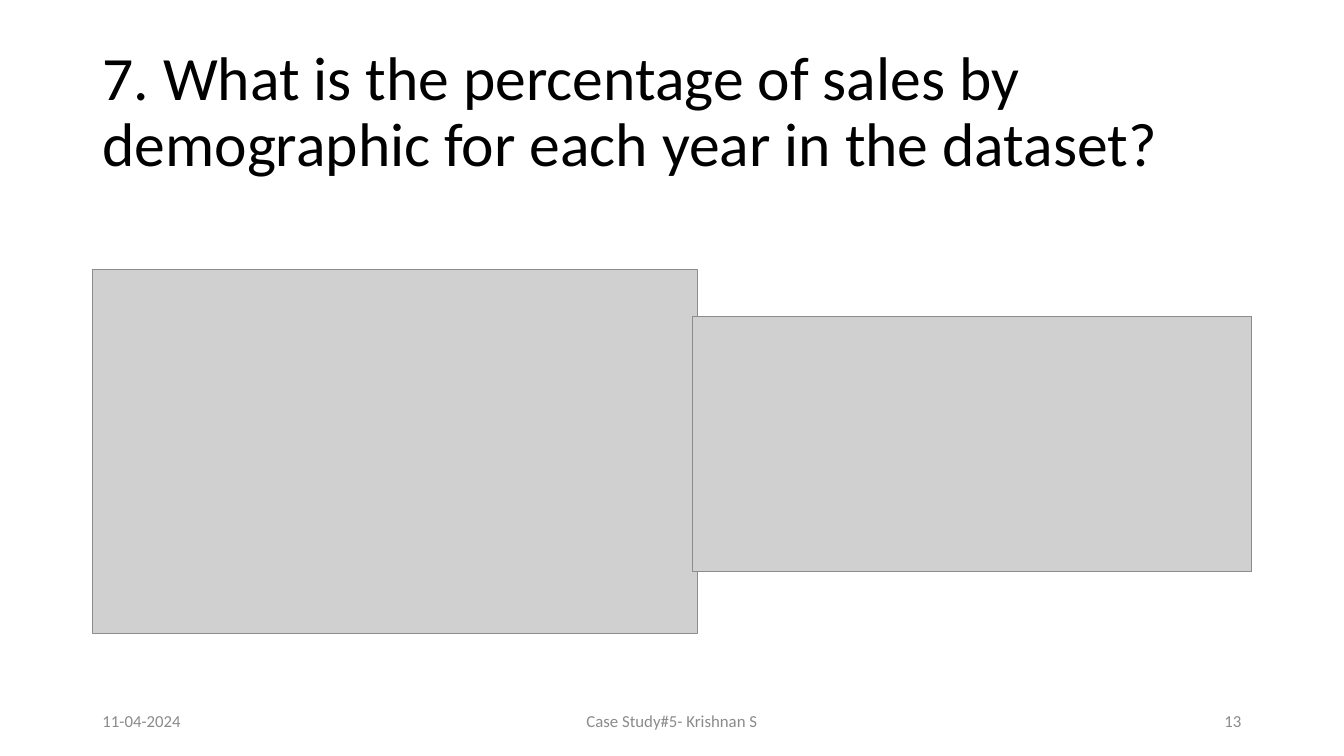
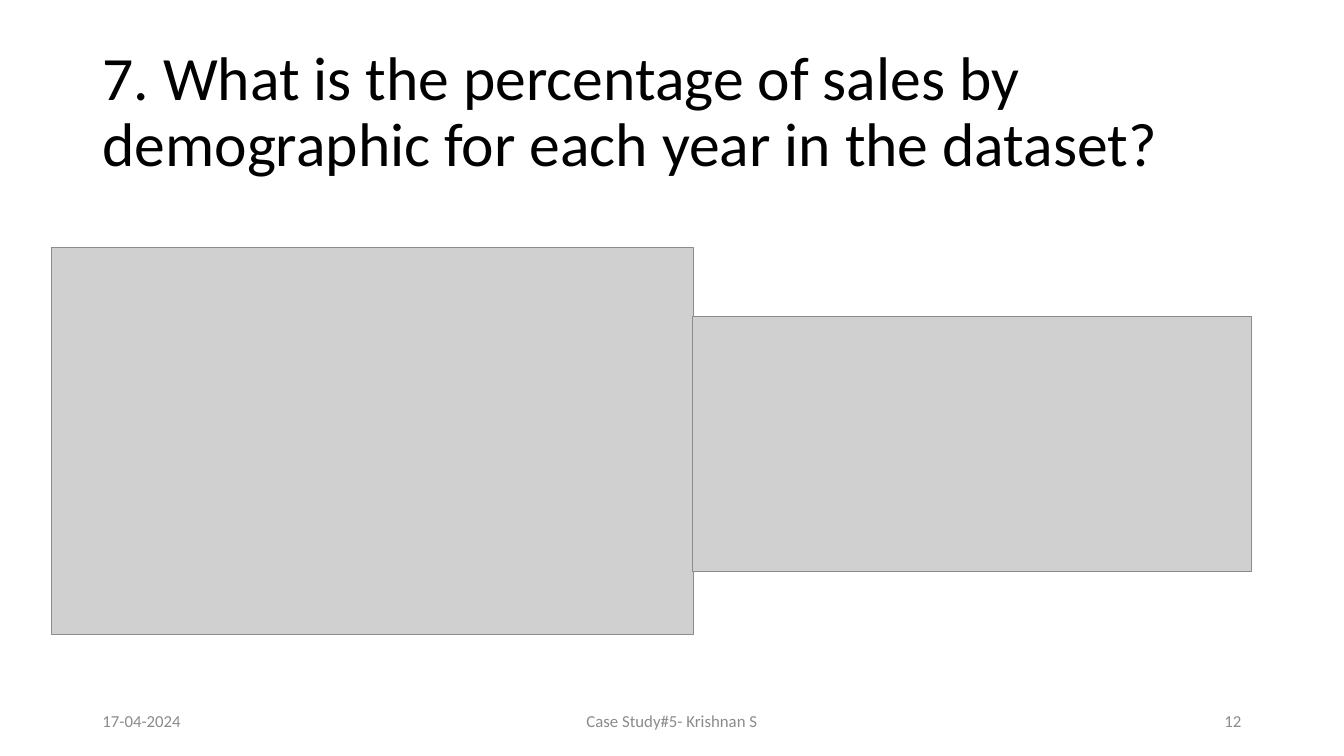
Before and after one commit to Krishnann-s/8-Week-SQL-Challenge, a slide deck: slide 12 of Case Study 5/Data Mart.pptx (slide 13 before the commit). Drawn at 1344x756 pixels with LibreOffice and Linux fonts; fonts in the diff are those of the drawing; grey boxes stand for pictures. Boxes give left, top, right and bottom in pixels: in the first picture for what was removed or moved away, otherwise in the second. Text is boxed around its words. In the diff, an @@ line names an element or a change of style, - is before the commit and + after.

```diff
--- a/Case Study 5/Data Mart.pptx
+++ b/Case Study 5/Data Mart.pptx
@@ picture resized from (x1=93, y1=269, x2=698, y2=633) to (x1=51, y1=248, x2=694, y2=635) @@
@@ text at (x1=102, y1=716, x2=180, y2=727): text changed @@
-11-04-2024
+17-04-2024
@@ page number at (x1=1224, y1=716, x2=1241, y2=727): text changed @@
-13
+12
```
Also in this commit, not shown: 13 other slides changed, 1 slide removed, 1 other file.
